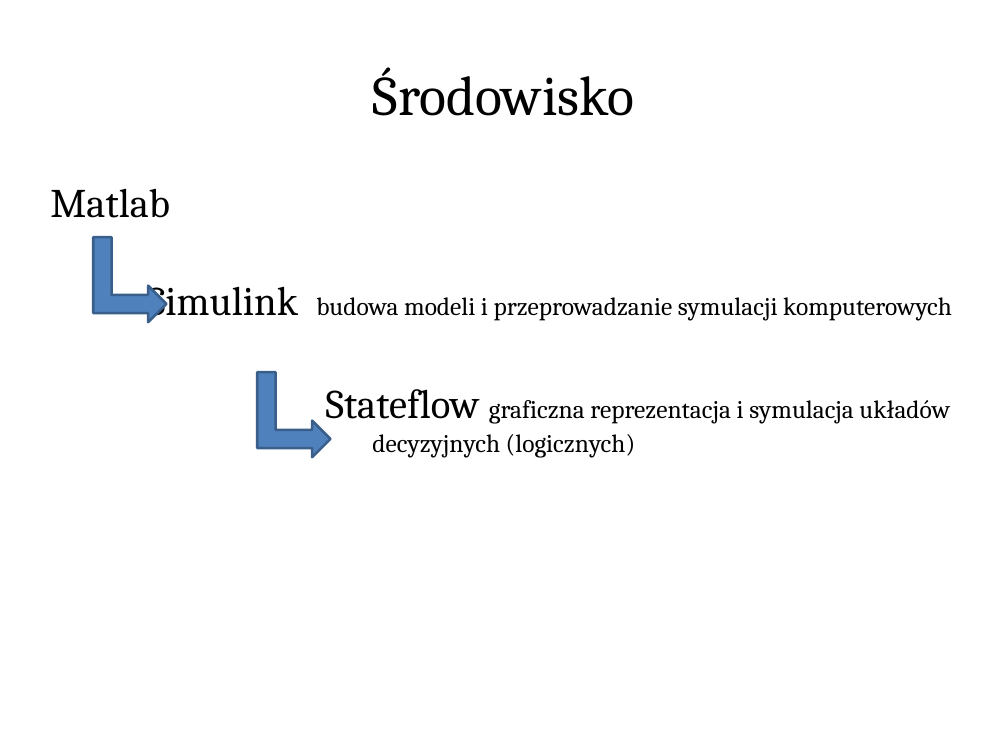
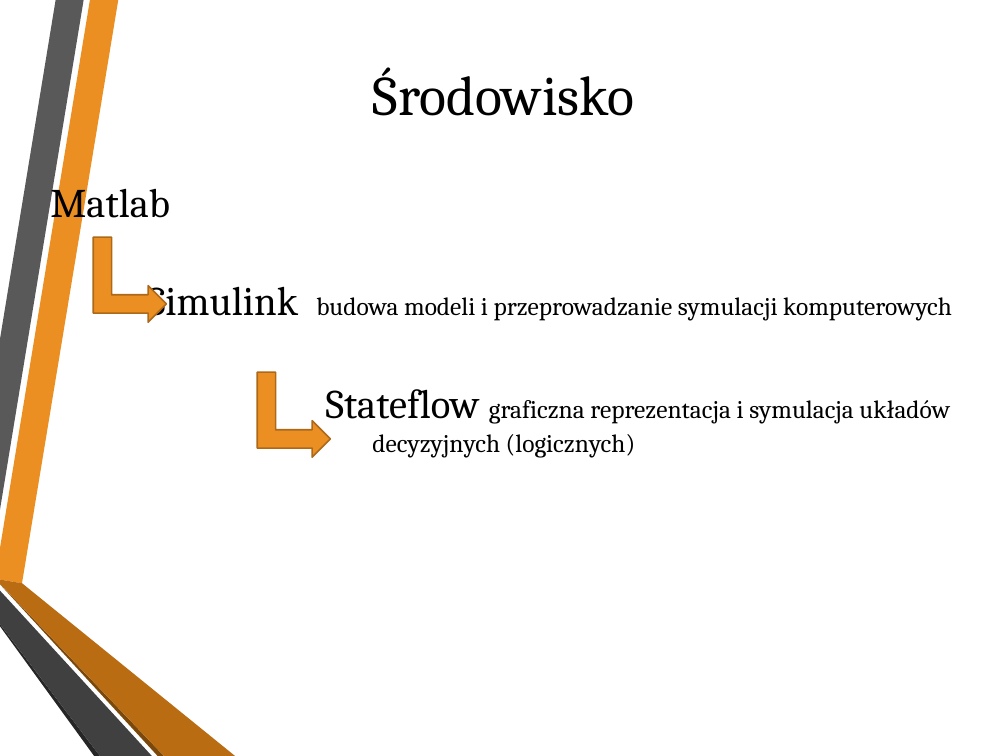
Before and after one commit to andrzejbro/APProject2_CarLights, a slide deck: slide 3 of car_lights.pptx. Drawn at 1008x756 pixels with LibreOffice and Linux fonts; fonts in the diff are those of the drawing; background and template pictures are left out. Boxes give left, top, right and bottom in pixels: in the first picture for what was removed or moved away, otherwise in the second. Text is boxed around its words. In the diff, an @@ line names an element or a change of style, - is before the commit and + after.

```diff
--- a/car_lights.pptx
+++ b/car_lights.pptx
@@ text "Matlab" rewrapped from <box>50,188,952,458</box> to <box>50,180,952,458</box> @@
@@ bent up arrow at <box>93,237,166,322</box>: fill #4F81BD to #EB8F22; outline #3A5F8C 2 pt to #AE6A19 1.25 pt @@
@@ bent up arrow at <box>257,373,331,458</box>: fill #4F81BD to #EB8F22; outline #3A5F8C 2 pt to #AE6A19 1.25 pt @@
@@ group added at <box>0,0,235,756</box>: 6 freeform shapes @@
```
Also in this commit, not shown: 5 other slides changed, 1 other file.
